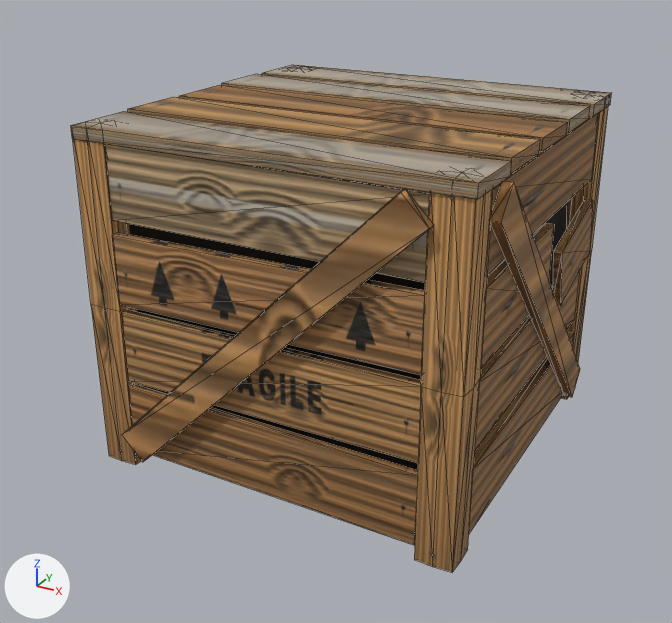
Two versions of the glTF model src/assets/models/prop_soft_crate_b.glb, one commit apart.
The view is the same before and after, from a 50 mm lens placed at (0.793, -1.538, 1.011), pointed at (-0.016, -0.067, 0.275). Every picture has the same lights, and +X, +Y and +Z are marked at lower left. The picture after the commit comes second. Mesh edges are drawn as thin lines. Where no turn or scale is listed for an object, it has been applied to the vertices. Vertices at exactly the same position are counted once.

Names of what the first picture shows: 'prop_soft_crate_b_body'.
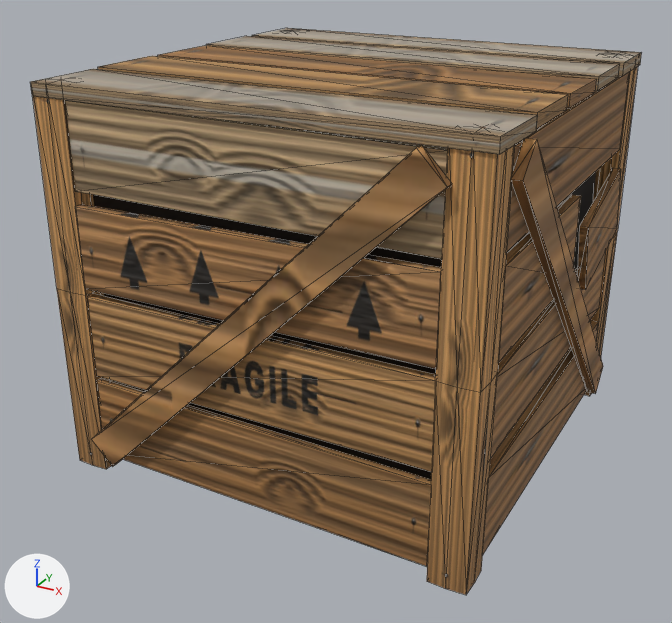
Boxes (x1, y1, x2, y2) around the edits, measured in the pictures (672 x 623 px; the box of a moved part takes in the faces that stretch with it):
'prop_soft_crate_b_body', reshaped (13% wider, 12% taller): before (71, 65, 612, 572); after (30, 28, 642, 595)
part 1 of me_prop_soft_crate_b_body, moved or reshaped: before (71, 111, 512, 199); after (30, 69, 538, 155)
part 2 of me_prop_soft_crate_b_body, moved or reshaped (mostly hidden): before (129, 202, 568, 470); after (93, 171, 596, 479)
part 3 of me_prop_soft_crate_b_body, moved or reshaped: before (481, 223, 555, 369); after (498, 195, 581, 363)
part 4 of me_prop_soft_crate_b_body, moved or reshaped: before (553, 199, 593, 306); after (577, 168, 621, 290)
part 5 of me_prop_soft_crate_b_body, moved or reshaped: before (73, 65, 612, 572); after (33, 28, 642, 595)
part 6 of me_prop_soft_crate_b_body, recoloured: before (105, 113, 599, 475); after (65, 72, 629, 484)

The change, as a diff of the scene's bpy script:
```diff
--- a/src/assets/models/prop_soft_crate_b.glb.py
+++ b/src/assets/models/prop_soft_crate_b.glb.py
@@ me_prop_soft_crate_b_body @@
 # used by ob_prop_soft_crate_b_body; location = (0.0, 0.0, 0.0)
-me_prop_soft_crate_b_body.from_pydata(...)  # 304 vertices, 492 faces; spans x -0.371..0.386, y -0.386..0.372, z 0.0..0.664
+me_prop_soft_crate_b_body.from_pydata(...)  # 304 vertices, 492 faces; spans x -0.411..0.426, y -0.426..0.413, z 0.0..0.74
+# me_prop_soft_crate_b_body part 1: the loose piece of 8 vertices spanning x -0.365..0.372, y -0.371..-0.234, z 0.64..0.664 is scaled about its middle by (1.11, 1.12, 1), then moved by (0.0, -0.032, 0.076)
+# me_prop_soft_crate_b_body part 2: the loose piece of 8 vertices spanning x -0.325..0.325, y -0.325..0.325, z 0.035..0.629 is scaled about its middle by (1.12, 1.12, 1.13), then moved by (0.0, 0.0, 0.038)
+# me_prop_soft_crate_b_body part 3: the loose piece of 8 vertices spanning x 0.351..0.368, y -0.298..0.048, z 0.347..0.483 is scaled about its middle by (1, 1.13, 1.14), then moved by (0.04, -0.017, 0.047)
+# me_prop_soft_crate_b_body part 4: the loose piece of 8 vertices spanning x 0.361..0.378, y 0.084..0.31, z 0.301..0.468 is scaled about its middle by (1, 1.13, 1.14), then moved by (0.04, 0.026, 0.047)
+# me_prop_soft_crate_b_body part 5: 272 of 304 vertices moved; they spanned x -0.371..0.386, y -0.386..0.372, z 0.0..0.664 and now span x -0.411..0.426, y -0.426..0.413, z 0.0..0.74; mean shift (0.0, 0.0, 0.042); largest move (-0.368, 0.232, 0.664) -> (-0.408, -0.373, 0.002)
+# me_prop_soft_crate_b_body part 6: 124 kept faces spanning x -0.41..0.426, y -0.409..0.408, z 0.003..0.717 get new vertex colours; the middle colour goes from light grey #d6d4d4 to light grey #d8d6d6
 me_prop_soft_crate_b_body.materials.append(mat_main)
```
